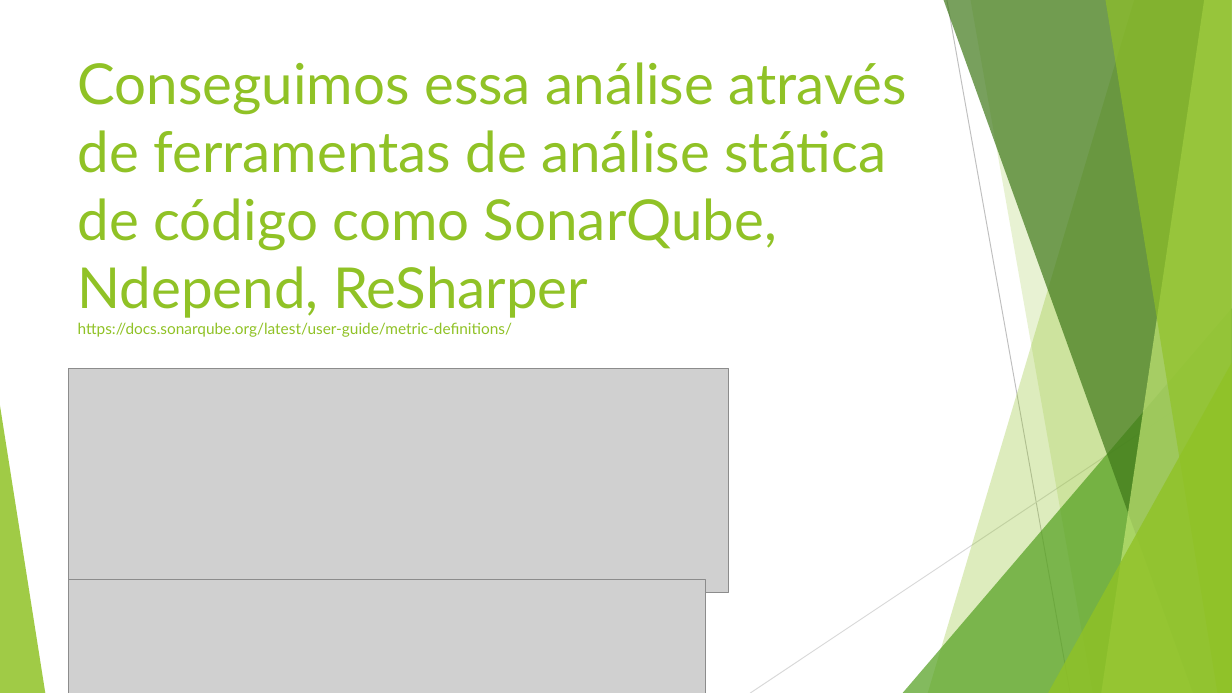
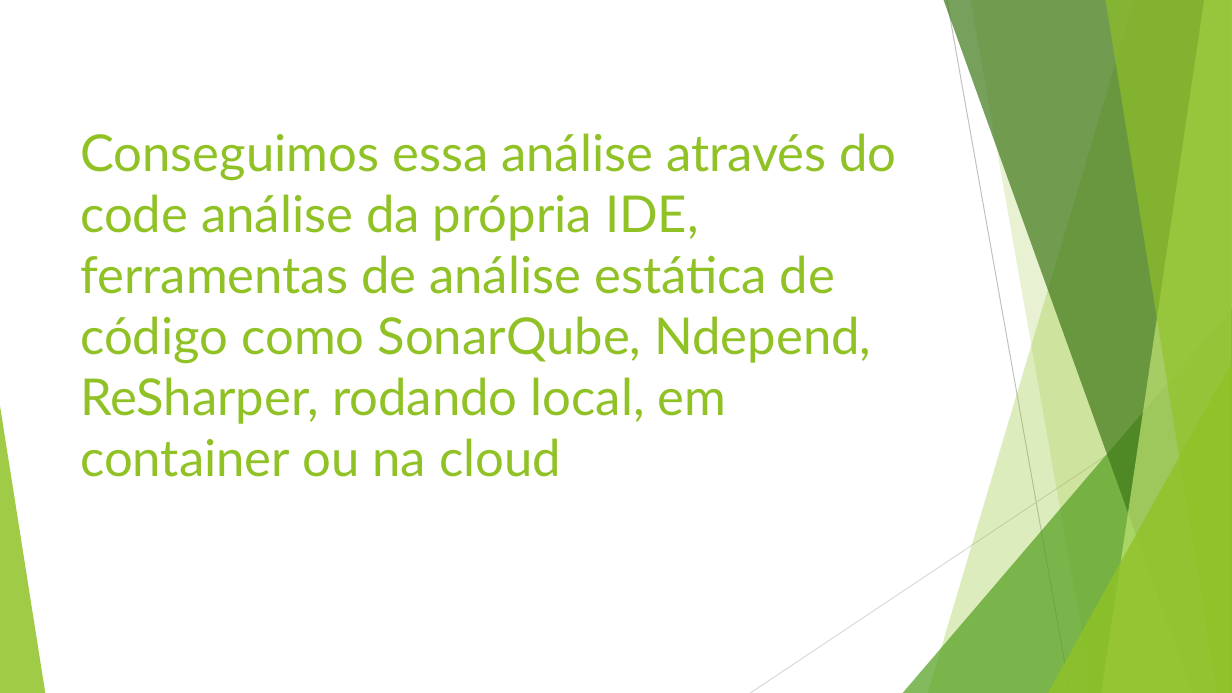
Before and after one commit to TeteStorm/SLAPExample, a slide deck: slide 21 of Single Level of Abstraction (SLAB).pptx (slide 10 before the commit). Drawn at 1232x693 pixels with LibreOffice and Linux fonts; fonts in the diff are those of the drawing; grey boxes stand for pictures. Boxes give left, top, right and bottom in pixels: in the first picture for what was removed or moved away, otherwise in the second. Text is boxed around its words. In the diff, an @@ line names an element or a change of style, - is before the commit and + after.

```diff
--- a/Single Level of Abstraction (SLAB).pptx
+++ b/Single Level of Abstraction (SLAB).pptx
@@ title at box(80, 133, 896, 477): text changed; size 44 to 39.6 pt @@
-Conseguimos essa análise através de ferramentas de análise stática de código como SonarQube, Ndepend, ReSharper
-https://docs.sonarqube.org/latest/user-guide/metric-definitions/
+Conseguimos essa análise através do code análise da própria IDE, ferramentas de análise estática de código como SonarQube, Ndepend, ReSharper, rodando local, em container ou na cloud
@@ picture removed at box(68, 368, 729, 592) @@
@@ picture removed at box(68, 580, 706, 693) @@
```
Also in this commit, not shown: 12 other slides changed, 14 slides added, 3 other files.
